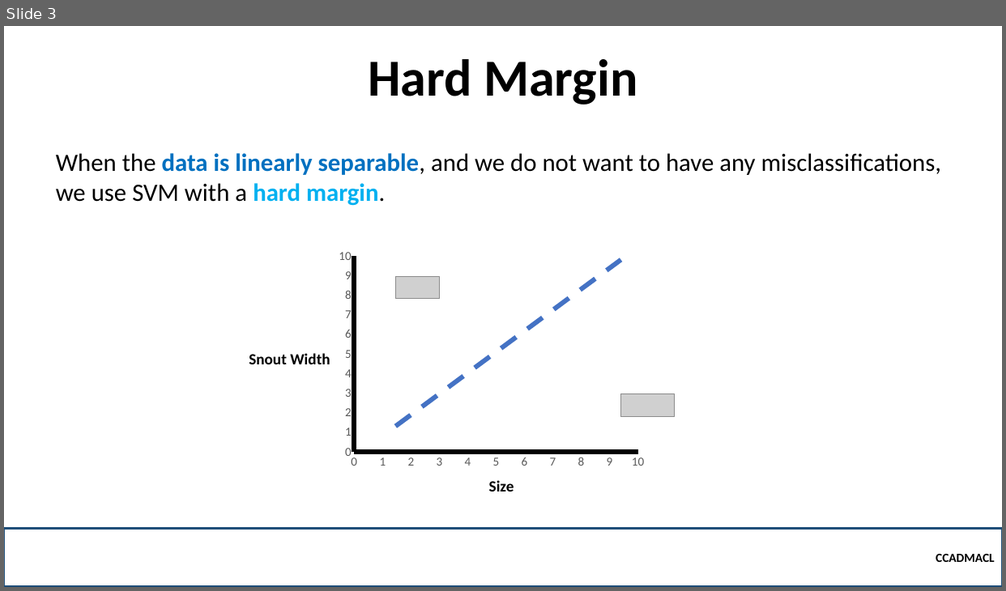
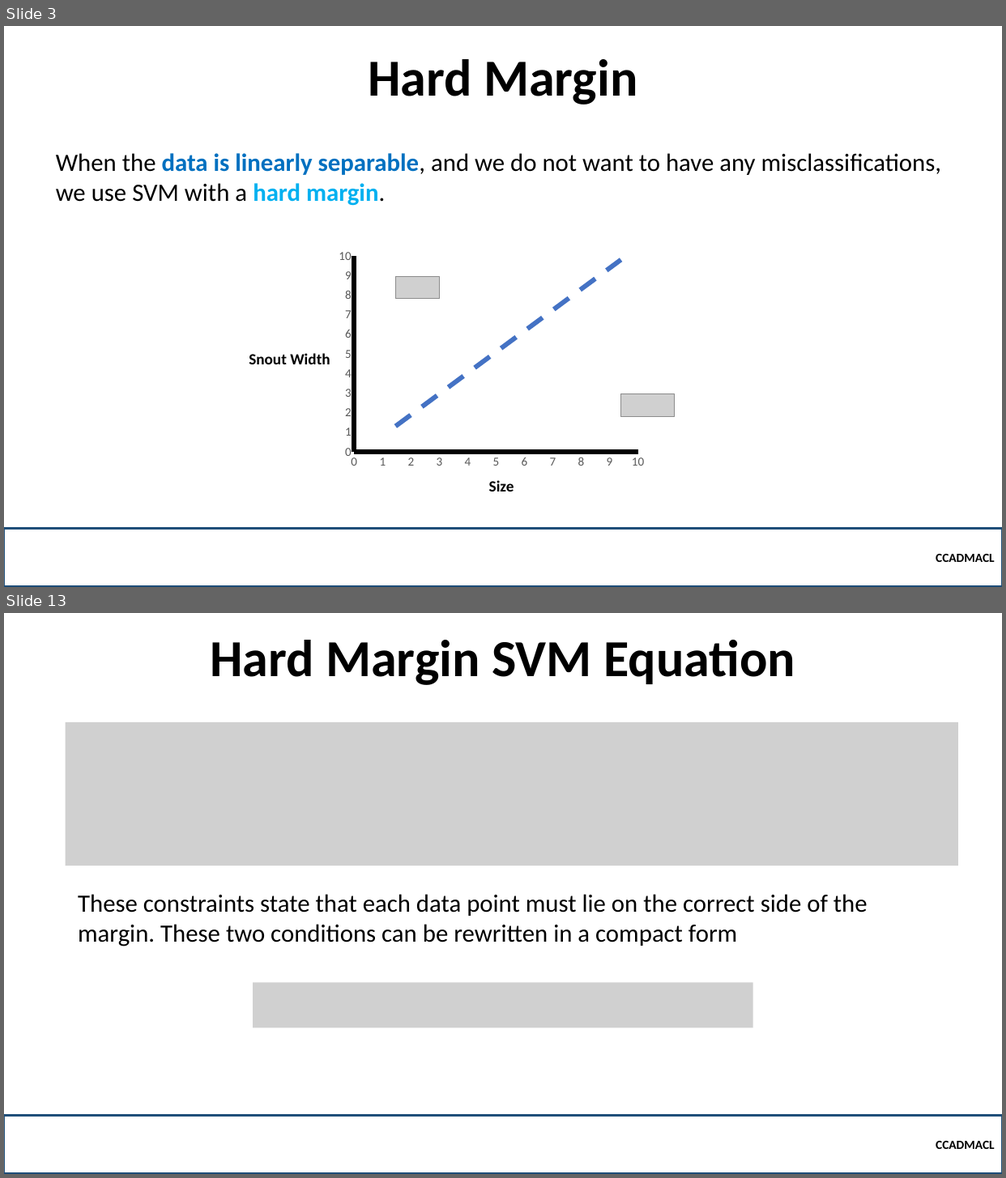
Before and after one commit to robitussin/CCADMACL, a slide deck: 2 - Generative versus Discriminative/Support Vector Machine - Math.pptx. Shown one above the other, each under a label of ours: slide 3 before the commit, slides 3 and 13 after it; the slides between them are not shown. The pictures are 1006x591 and 1006x1178 pixels, drawn with LibreOffice and Linux fonts; fonts in the diff are those of the drawing; grey boxes stand for pictures; background and template pictures are left out. Boxes give left, top, right and bottom in pixels: in the first picture for what was removed or moved away, otherwise in the second. Text is boxed around its words. In the diff, an @@ line names an element or a change of style, - is before the commit and + after.

Commit message:
Updated slides

```diff
--- a/2 - Generative versus Discriminative/Support Vector Machine - Math.pptx
+++ b/2 - Generative versus Discriminative/Support Vector Machine - Math.pptx
@@ slide 13 added at <box>4,613,1002,1174</box>, background picture (left out) @@
@@ title added at <box>210,640,795,685</box>, 50 pt, text #000000, bold @@
+Hard Margin SVM Equation
@@ picture added at <box>66,722,958,866</box> @@
@@ text added at <box>78,894,867,947</box>, 24 pt, text #000000 @@
+These constraints state that each data point must lie on the correct side of the margin. These two conditions can be rewritten in a compact form
@@ picture added at <box>253,983,753,1029</box> @@
@@ rectangle added at <box>4,1115,1002,1174</box>, outline #1F4E79 2.25 pt, 12 pt, text #000000, bold @@
+CCADMACL
```
Also in this commit, not shown: 3 slides changed, 1 other file.
